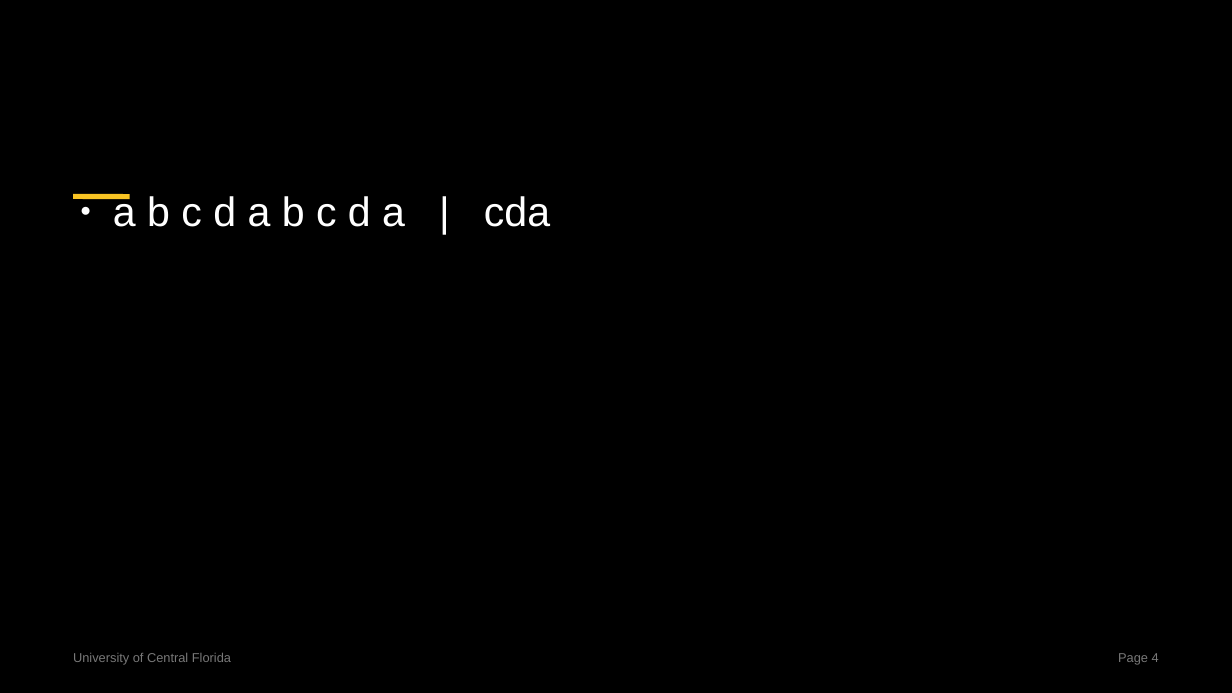
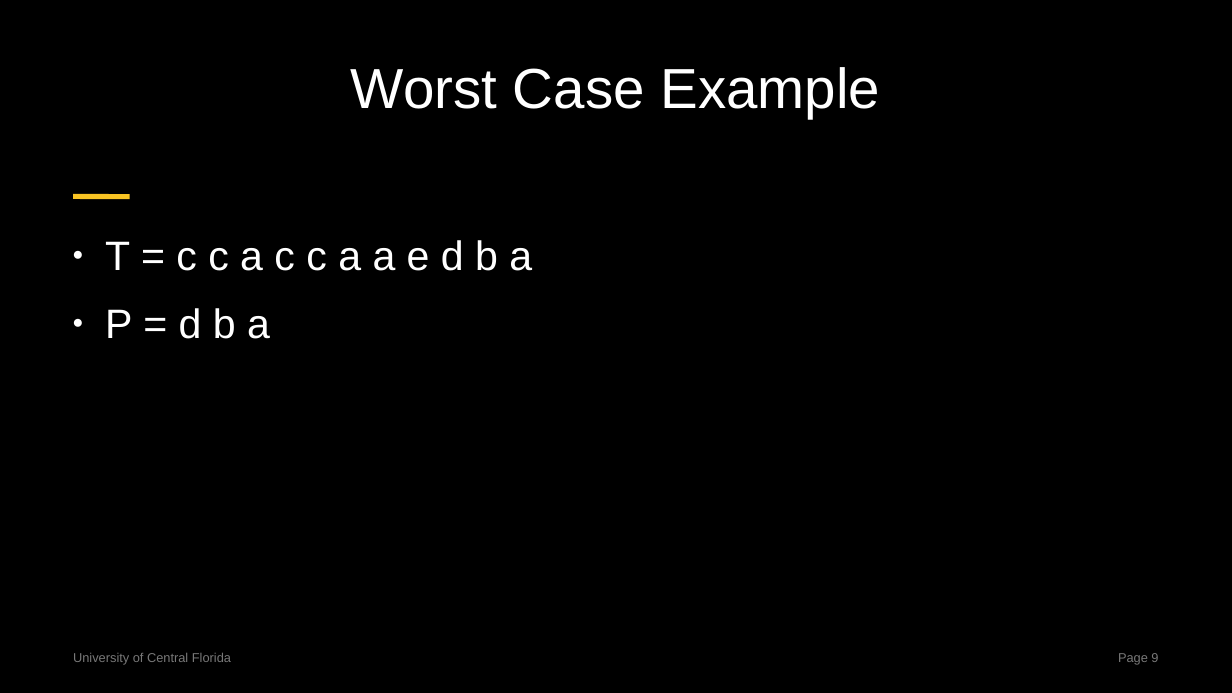
Before and after one commit to centuryhopper/Fall2022CourseContents, a slide deck: slide 9 of CAP6515/paper_presentation_files/rabin-karp-presentation.pptx (slide 4 before the commit). Drawn at 1232x693 pixels with LibreOffice and Linux fonts; fonts in the diff are those of the drawing. Boxes give left, top, right and bottom in pixels: in the first picture for what was removed or moved away, otherwise in the second. Text is boxed around its words. In the diff, an @@ line names an element or a change of style, - is before the commit and + after.

```diff
--- a/CAP6515/paper_presentation_files/rabin-karp-presentation.pptx
+++ b/CAP6515/paper_presentation_files/rabin-karp-presentation.pptx
@@ title added at box(351, 67, 880, 118), 44 pt, text #FFFFFF @@
+Worst Case Example
@@ text at box(105, 240, 532, 339): text changed @@
-● a b c d a b c d a | cda
+● T = c c a c c a a e d b a
+● P = d b a
@@ page number at box(1118, 653, 1158, 665): text changed @@
-Page 4
+Page 9
```
Also in this commit, not shown: 3 other slides changed, 6 slides added, 2 slides removed.
